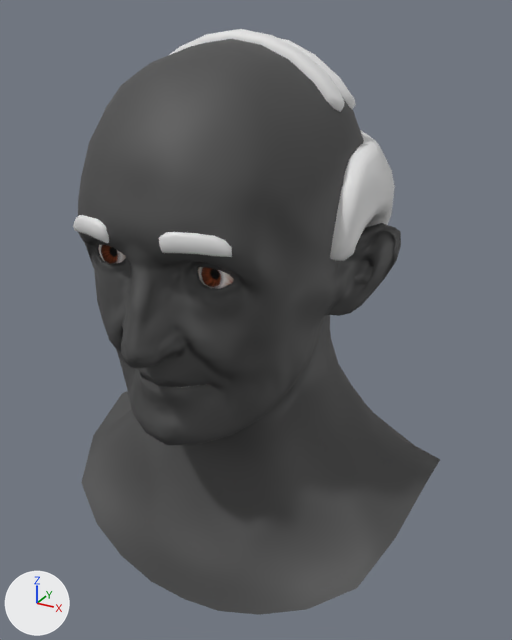
The Blender file Heads/Peasants/Human/Males/Normal/Type1/Head_Peasant_Human_Male_Normal_Type1.1.blend as it was, and as the next commit left it.
Both versions are drawn from a 50 mm lens placed at (0.209, -0.375, 1.773), pointed at (0.007, -0.007, 1.589). Every picture has the same lights, and +X, +Y and +Z are marked at lower left. The picture after the commit comes second.

Script lines for the objects in view, before the commit:
```python
ob_head_peasant_human_normal_type1_1 = bpy.data.objects.new('Head_Peasant_Human_Normal_Type1.1', me_head_peasant_human_normal_type1_1)
ob_head_peasant_human_normal_type1_1.location = (0.0, 0.0, 0.0)
```
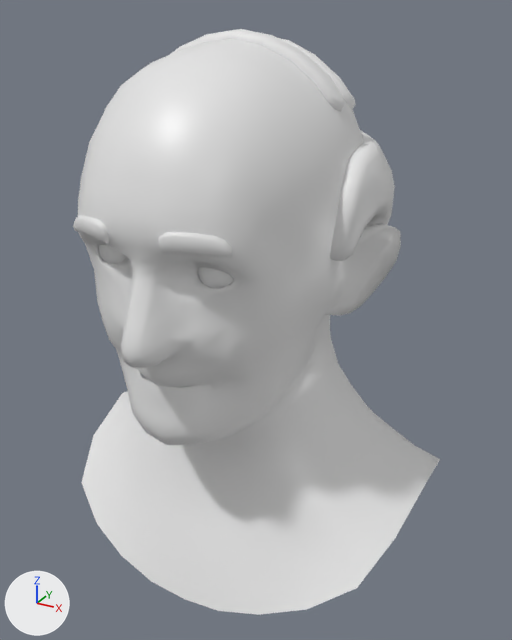
Where the change shows, as pixel boxes [x1, y1, x2, y2] in the pictures (512 x 640 px):
'Head_Peasant_Human_Normal_Type1.1', surface changed, recoloured (grey to white): [76, 34, 440, 615] in both
part 1 of me_head_peasant_human_normal_type1_1, recoloured (grey to white): [78, 39, 440, 615] in both

The change, as a list of edits to the scene's bpy script:
```text
Change mat_material_head_human_teeth_eyes:
    where n0 = _N.new('ShaderNodeBsdfPrincipled'); n0.name = 'Principled BSDF'
    n0.inputs[2].default_value: 1.0 -> 0.4  # 'Roughness'
    remove n2 = _N.new('ShaderNodeTexImage'); n2.name = 'Image Texture'
    remove n2.image = img_texture_head_human_teeth_eyes_cmap__png
    remove n3 = _N.new('ShaderNodeTexImage'); n3.name = 'Image Texture.001'
    remove n3.image = img_texture_head_human_teeth_eyes_nmap_png
    remove n4 = _N.new('ShaderNodeNormalMap'); n4.name = 'Normal Map'
    remove _L.new(n2.outputs[0], n0.inputs[0])  # 'Color' to 'Base Color'
    remove _L.new(n3.outputs[0], n4.inputs[1])  # 'Color' to 'Color'
    remove _L.new(n4.outputs[0], n0.inputs[5])  # 'Normal' to 'Normal'
    remove _L.new(n2.outputs[1], n0.inputs[4])  # 'Alpha' to 'Alpha'
Change mat_material_head_human_teeth_eyes_001:
    where n0 = _N.new('ShaderNodeBsdfPrincipled'); n0.name = 'Principled BSDF'
    n0.inputs[2].default_value: 1.0 -> 0.4  # 'Roughness'
    remove n2 = _N.new('ShaderNodeTexImage'); n2.name = 'Image Texture'
    remove n2.image = img_texture_head_human_teeth_eyes_cmap__png
    remove n3 = _N.new('ShaderNodeTexImage'); n3.name = 'Image Texture.001'
    remove n3.image = img_texture_head_human_teeth_eyes_nmap_png
    remove n4 = _N.new('ShaderNodeNormalMap'); n4.name = 'Normal Map'
    remove _L.new(n2.outputs[0], n0.inputs[0])  # 'Color' to 'Base Color'
    remove _L.new(n3.outputs[0], n4.inputs[1])  # 'Color' to 'Color'
    remove _L.new(n4.outputs[0], n0.inputs[5])  # 'Normal' to 'Normal'
    remove _L.new(n2.outputs[1], n0.inputs[4])  # 'Alpha' to 'Alpha'
Add mat_material_head_peasant_human_male_normal_type1_1:
    mat_material_head_peasant_human_male_normal_type1_1 = principled_material('Material_Head_Peasant_Human_Male_Normal_Type1.1')
    mat_material_head_peasant_human_male_normal_type1_1.base_color = (0.8, 0.8, 0.8)  # white #e7e7e7
    mat_material_head_peasant_human_male_normal_type1_1.roughness = 0.4
Change me_head_peasant_human_normal_type1_1:
    where me_head_peasant_human_normal_type1_1.from_pydata(...)  # 2308 vertices, 2193 faces; spans x -0.123..0.123, y -0.128..0.109, z 1.422..1.762
    used by ob_head_peasant_human_normal_type1_1; location = (0.0, 0.0, 0.0)
    me_head_peasant_human_normal_type1_1 part 1: all 1223 faces that had it switch from mat_material_head_peasant_human_normal_type1_1 to mat_material_head_peasant_human_male_normal_type1_1 (white #e7e7e7)
```
